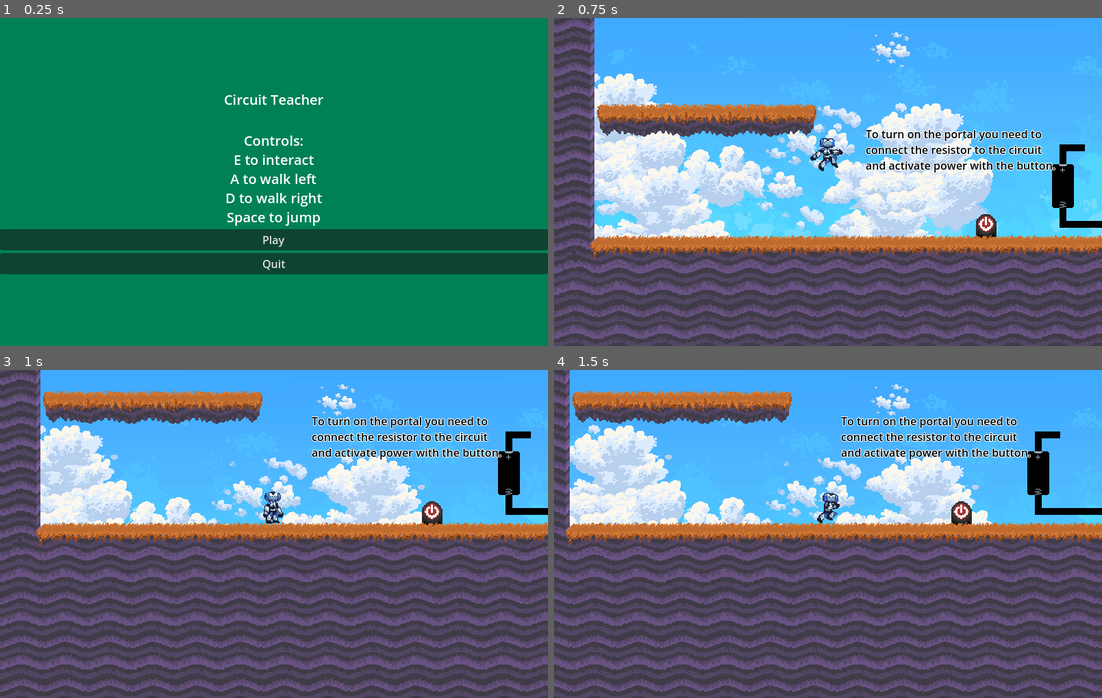
Above: before the commit, frames 1-4 (two rows, left to right).
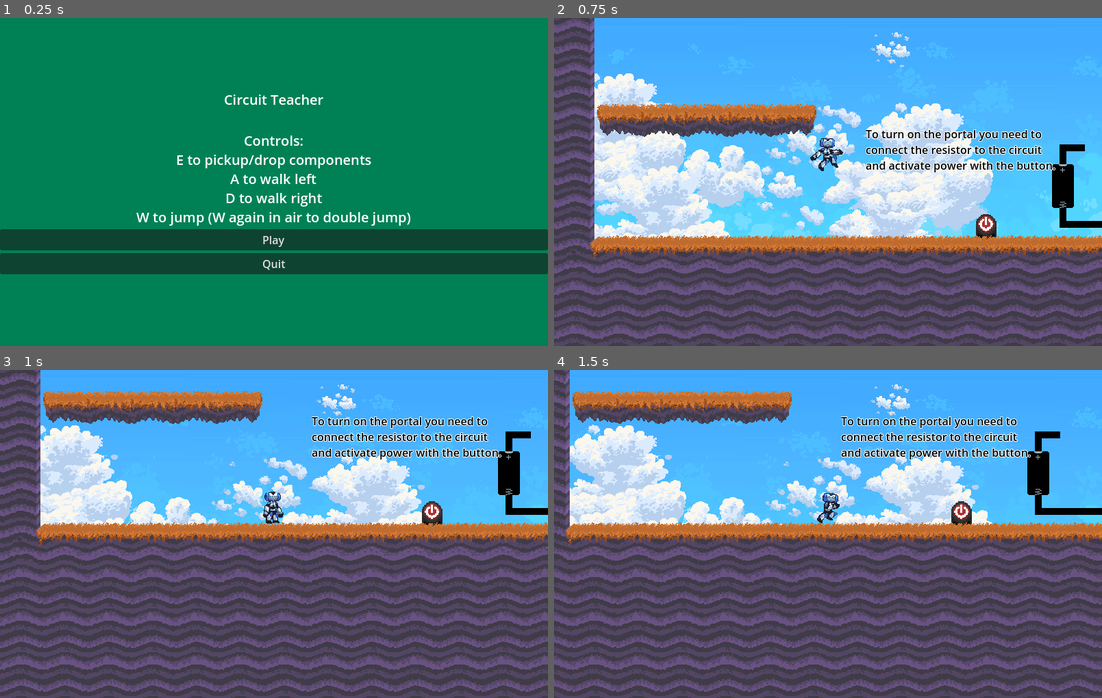
Above: after the commit, the same moments.

Repository: gbug007/senior-project
Game: Godot game, scene res://main_menu.tscn
Two runs of this game, one before a commit and one after it. Both use one fixed random seed, a clock stepped at 60 frames per second and the inputs below.
Inputs:
- Up to frame 1 (0.25 s): no input
- Up to frame 2 (0.75 s): click "Play" at 0.5 s
- Up to frame 3 (1 s): no input
- Up to frame 4 (1.5 s): tap Enter at 1.25 s; hold Right (move_right) from 1.28 s (still down); tap E (interact) at 1.35 s

The runs differ from the first frame. In frame 1, 1.3% of the frame differs, in the area x 24-75%, y 41-64%; in frame 2, nothing differs; in frame 3, nothing differs; in frame 4, nothing differs.

Commit message:
updated title screen

Diff:
--- a/circuits/circuit.tscn
+++ b/circuits/circuit.tscn
@@ -42,7 +42,6 @@
 
 [node name="BatteryCasing" type="Sprite2D" parent="."]
 position = Vector2(-64, 9.53674e-07)
-scale = Vector2(1, 1)
 texture = ExtResource("4_wk3tv")
 
 [connection signal="body_entered" from="ComponentArea" to="." method="_on_component_area_body_entered"]
--- a/main_menu.tscn
+++ b/main_menu.tscn
@@ -42,10 +42,10 @@
 layout_mode = 2
 theme = ExtResource("2_7vrkn")
 text = "Controls:
-E to interact
+E to pickup/drop components
 A to walk left
 D to walk right
-Space to jump
+W to jump (W again in air to double jump)
 "
 fit_content = true
 horizontal_alignment = 1
